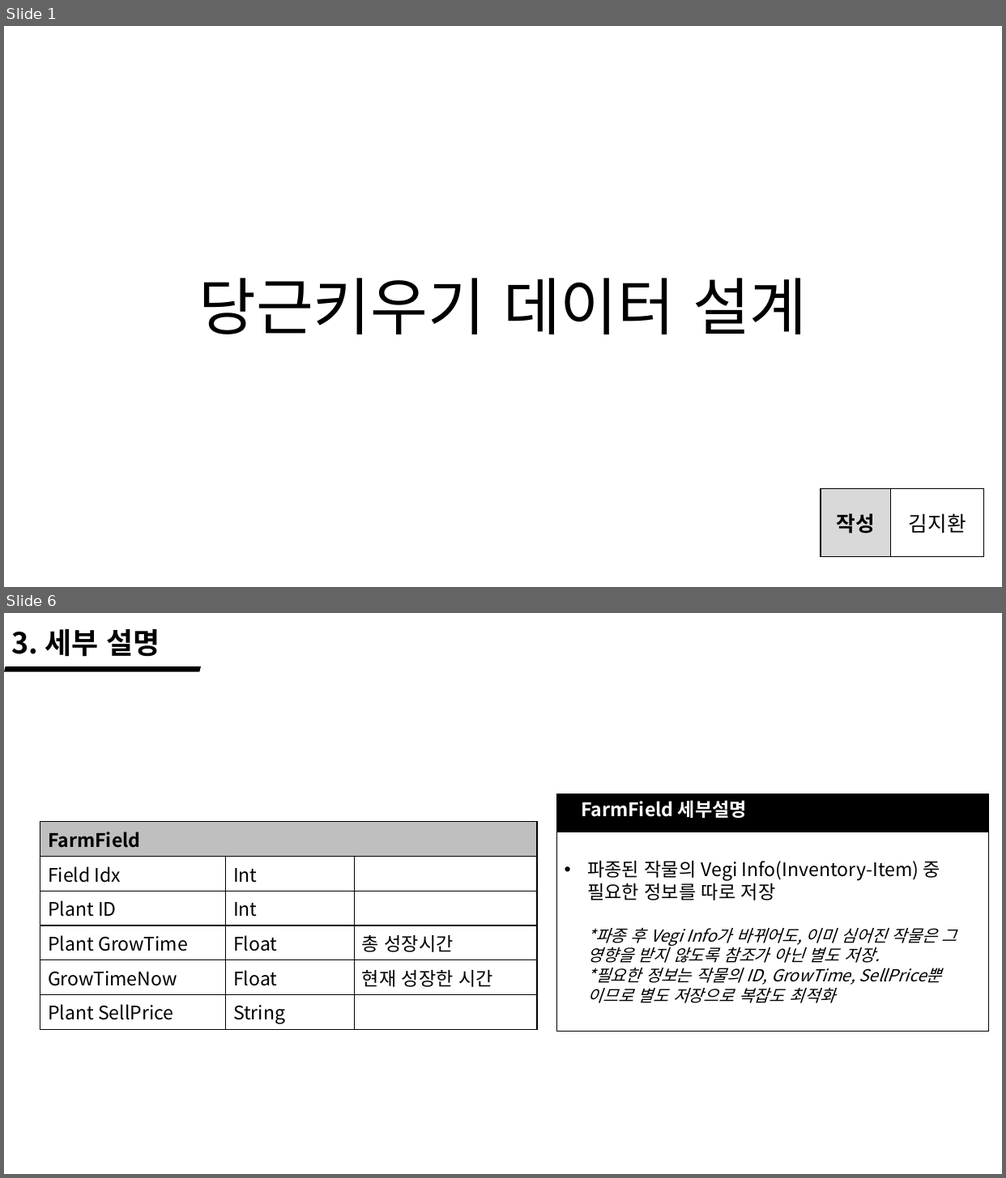
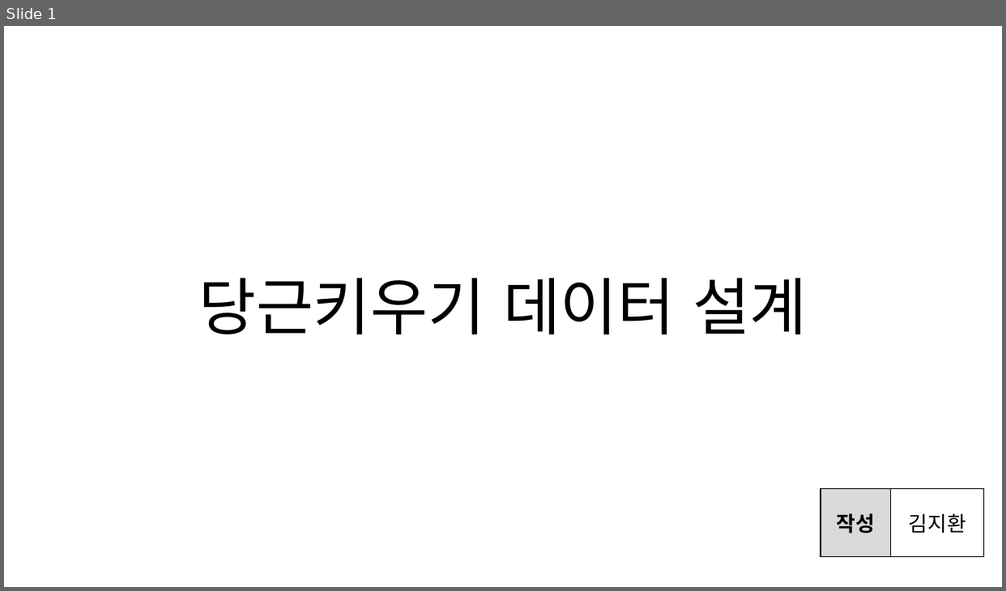
Before and after one commit to wlrud753/CarryCarrot, a slide deck: 기획서/당근키우기 데이터 설계.pptx. Shown one above the other, each under a label of ours: slides 1 and 6 before the commit, slide 1 after it; the slides between them are not shown. The pictures are 1006x1178 and 1006x591 pixels, drawn with LibreOffice and Linux fonts; fonts in the diff are those of the drawing. Boxes give left, top, right and bottom in pixels: in the first picture for what was removed or moved away, otherwise in the second. Text is boxed around its words. In the diff, an @@ line names an element or a change of style, - is before the commit and + after.

```diff
--- a/기획서/당근키우기 데이터 설계.pptx
+++ b/기획서/당근키우기 데이터 설계.pptx
@@ slide 6 removed at (4, 613, 1002, 1174), background #FFFFFF @@
@@ text removed at (11, 629, 160, 657) @@
-3. 세부 설명
@@ parallelogram removed at (4, 667, 201, 672) @@
@@ rectangle removed at (557, 794, 989, 1032) @@
@@ text removed at (581, 800, 747, 818) @@
-FarmField 세부설명
@@ table removed at (40, 822, 537, 1028), 6 rows, 3 columns @@
-FarmField |  | 
-Field Idx | Int | 
-Plant ID | Int | 
-Plant GrowTime | Float | 총 성장시간
-GrowTimeNow | Float | 현재 성장한 시간
-Plant SellPrice | String | 
@@ rectangle removed at (557, 832, 989, 1032) @@
-• 파종된 작물의 Vegi Info(Inventory-Item) 중
-  필요한 정보를 따로 저장
-  *파종 후 Vegi Info가 바뀌어도, 이미 심어진 작물은 그 영향을 받지 않도록 참조가 아닌 별도 저장.
-  *필요한 정보는 작물의 ID, GrowTime, SellPrice뿐
-  이므로 별도 저장으로 복잡도 최적화
```
Also in this commit, not shown: 1 slide changed, 4 slides added, 5 other slides removed, 1 other file.
